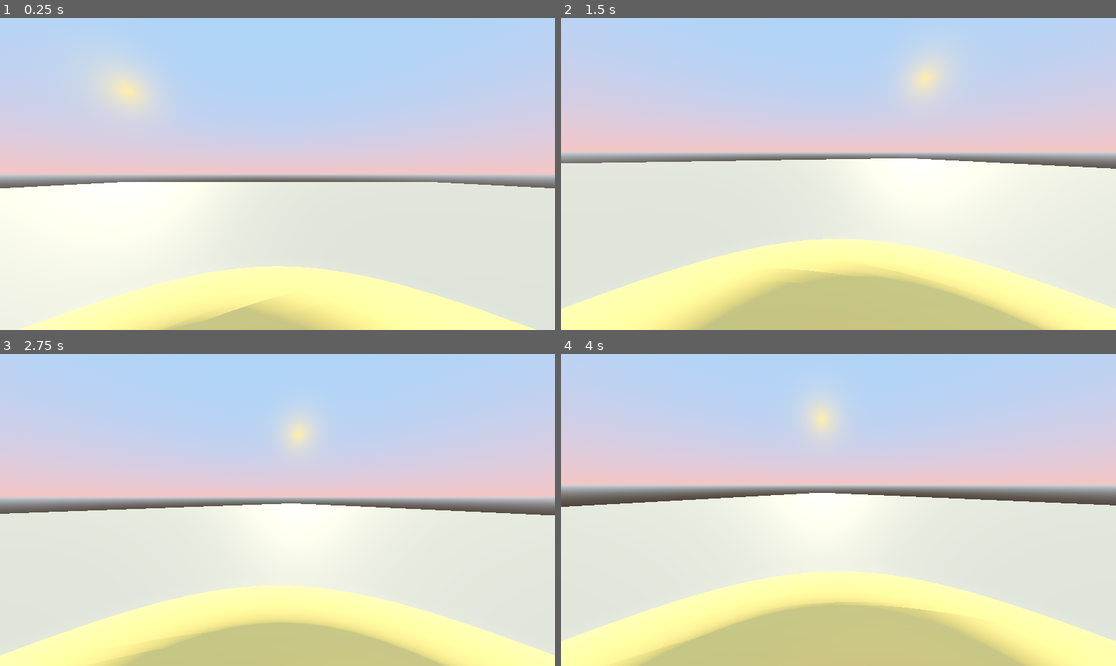
Above: before the commit, frames 1-4 (two rows, left to right).
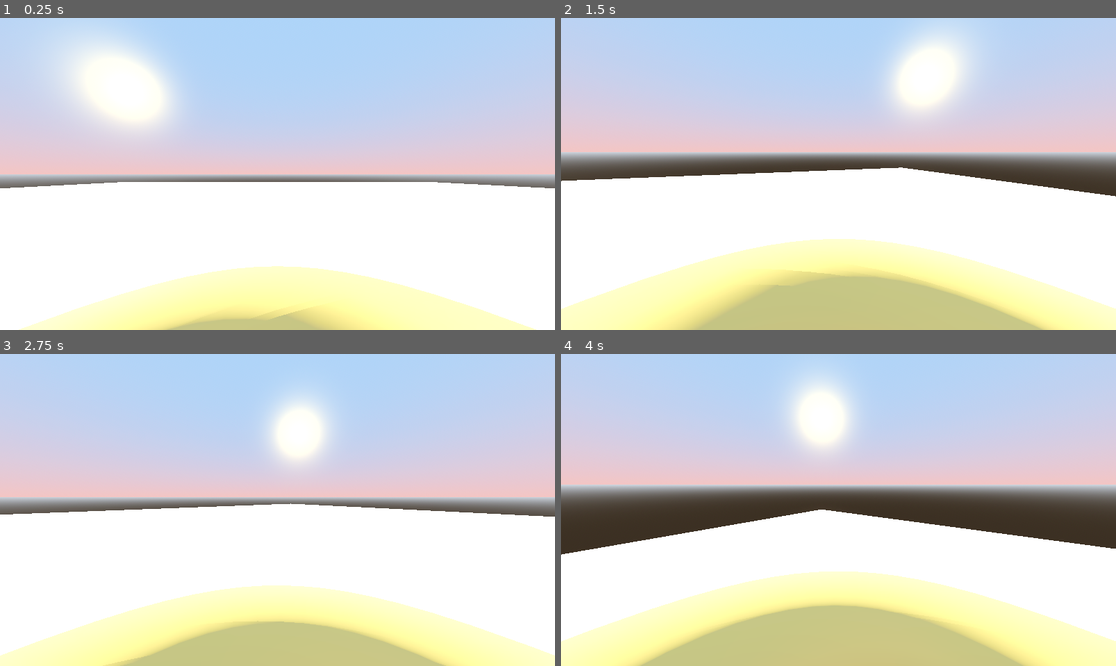
Above: after the commit, the same moments.

Repository: BarackOBusiness/dogotus
Game: Godot game, scene res://Scenes/main.tscn
Same seed, same stepped clock (60 frames per second), same inputs: the game is played once before the commit and once after it.
Inputs (mouse positions are in pixels of both pictures, inside the frame that each line leads up to):
- Up to frame 1 (0.25 s): no input
- Up to frame 2 (1.5 s): tap Enter (ui_accept) at 0.5, 0.77 s; move the mouse to (960, 158) at 0.52 s; hold D (move_right) 0.53-1.28 s; click (960, 158) at 0.67 s; move the mouse to (810, 174) at 1.27 s; hold W (move_forward) from 1.28 s (still down)
- Up to frame 3 (2.75 s): keep holding W (move_forward); tap Enter (ui_accept) at 1.52 s; move the mouse to (288, 503) at 2.02 s
- Up to frame 4 (4 s): keep holding W (move_forward); move the mouse to (832, 516) at 2.77 s; tap Enter (ui_accept) at 3.02, 3.77 s; move the mouse to (877, 513) at 3.52 s

The runs differ from the first frame. In frame 1, 28% of the frame differs, in the area x 0-100%, y 6-100%; in frame 2, 31%; in frame 3, 31%; in frame 4, 32%, in the area x 0-100%, y 7-93%.

Commit message:
Did some casual experimentation

Diff:
--- /dev/null
+++ b/Scenes/HSlider.gd
@@ -0,0 +1,10 @@
+extends HSlider
+
+# Called when the node enters the scene tree for the first time.
+func _ready():
+	pass # Replace with function body.
+
+
+# Called every frame. 'delta' is the elapsed time since the previous frame.
+func _process(delta):
+	pass
--- a/Scenes/main.tscn
+++ b/Scenes/main.tscn
@@ -14,47 +14,52 @@
 [sub_resource type="Environment" id="Environment_ntsod"]
 background_mode = 2
 sky = SubResource("Sky_rckxv")
+ambient_light_source = 3
+reflected_light_source = 2
 tonemap_mode = 2
 ssr_enabled = true
 ssao_enabled = true
 sdfgi_enabled = true
+sdfgi_y_scale = 0
 glow_enabled = true
 volumetric_fog_enabled = true
 volumetric_fog_density = 0.01
+volumetric_fog_temporal_reprojection_amount = 0.65
+
+[sub_resource type="StandardMaterial3D" id="StandardMaterial3D_b1v3g"]
+metallic = 0.75
+roughness = 0.0
+clearcoat_enabled = true
+clearcoat_roughness = 1.0
 
 [sub_resource type="PlaneMesh" id="PlaneMesh_btse2"]
 
 [sub_resource type="BoxShape3D" id="BoxShape3D_demwr"]
-
-[sub_resource type="StandardMaterial3D" id="StandardMaterial3D_5etiq"]
-albedo_color = Color(0, 0.301961, 1, 1)
-
-[sub_resource type="CapsuleMesh" id="CapsuleMesh_sdcps"]
+size = Vector3(2, 1, 2)
 
 [node name="Main" type="Node3D"]
 
 [node name="DirectionalLight3D" type="DirectionalLight3D" parent="."]
 transform = Transform3D(-0.720551, 0.248493, -0.647346, 0, 0.93358, 0.358368, 0.693402, 0.258222, -0.672692, 0, 0, 0)
 light_color = Color(1, 0.87451, 0.52549, 1)
+light_energy = 1.75
+light_angular_distance = 2.4
 shadow_enabled = true
+shadow_bias = 0.005
 directional_shadow_max_distance = 250.0
 
 [node name="WorldEnvironment" type="WorldEnvironment" parent="."]
 environment = SubResource("Environment_ntsod")
 
-[node name="MeshInstance3D" type="MeshInstance3D" parent="."]
+[node name="Floor" type="MeshInstance3D" parent="."]
 transform = Transform3D(30, 0, 0, 0, 1, 0, 0, 0, 30, 0, 0, 0)
+material_override = SubResource("StandardMaterial3D_b1v3g")
 mesh = SubResource("PlaneMesh_btse2")
 
-[node name="StaticBody3D" type="StaticBody3D" parent="MeshInstance3D"]
+[node name="StaticBody3D" type="StaticBody3D" parent="Floor"]
 
-[node name="CollisionShape3D" type="CollisionShape3D" parent="MeshInstance3D/StaticBody3D"]
+[node name="CollisionShape3D" type="CollisionShape3D" parent="Floor/StaticBody3D"]
 transform = Transform3D(1, 0, 0, 0, 1, 0, 0, 0, 1, 0, -0.5, 0)
 shape = SubResource("BoxShape3D_demwr")
 
 [node name="Player" parent="." instance=ExtResource("1_pqg2t")]
-
-[node name="The Real Imposter" type="MeshInstance3D" parent="."]
-transform = Transform3D(1, 0, 0, 0, 1, 0, 0, 0, 1, 25.5899, 1.41816, 0.00142447)
-material_override = SubResource("StandardMaterial3D_5etiq")
-mesh = SubResource("CapsuleMesh_sdcps")
--- a/Scenes/pause.tscn
+++ b/Scenes/pause.tscn
@@ -1,11 +1,13 @@
-[gd_scene load_steps=10 format=3 uid="uid://cb74kw51l7id"]
+[gd_scene load_steps=12 format=3 uid="uid://cb74kw51l7id"]
 
 [ext_resource type="Shader" path="res://Shaders/pause.gdshader" id="1_na7bt"]
 [ext_resource type="Script" path="res://Scripts/pause.gd" id="2_kkcwf"]
+[ext_resource type="Theme" uid="uid://bk11005h42ou8" path="res://Theme/Main.tres" id="3_inct3"]
+[ext_resource type="Script" path="res://Scenes/HSlider.gd" id="4_k4e6l"]
 
 [sub_resource type="ShaderMaterial" id="ShaderMaterial_tgyk8"]
 shader = ExtResource("1_na7bt")
-blur = null
+blur = 1.0
 brightness = 1.0
 
 [sub_resource type="InputEventAction" id="InputEventAction_vpgcp"]
@@ -14,109 +16,6 @@
 
 [sub_resource type="Shortcut" id="Shortcut_wcmv5"]
 events = [SubResource("InputEventAction_vpgcp")]
-
-[sub_resource type="Animation" id="Animation_v32ue"]
-resource_name = "Unpause"
-length = 0.001
-tracks/0/type = "value"
-tracks/0/imported = false
-tracks/0/enabled = true
-tracks/0/path = NodePath(".:material:blur")
-tracks/0/interp = 1
-tracks/0/loop_wrap = true
-tracks/0/keys = {
-"times": PackedFloat32Array(0),
-"transitions": PackedFloat32Array(1),
-"update": 0,
-"values": [null]
-}
-tracks/1/type = "value"
-tracks/1/imported = false
-tracks/1/enabled = true
-tracks/1/path = NodePath(".:material:brightness")
-tracks/1/interp = 1
-tracks/1/loop_wrap = true
-tracks/1/keys = {
-"times": PackedFloat32Array(0),
-"transitions": PackedFloat32Array(1),
-"update": 0,
-"values": [1.0]
-}
-tracks/2/type = "value"
-tracks/2/imported = false
-tracks/2/enabled = true
-tracks/2/path = NodePath("CenterContainer:modulate")
-tracks/2/interp = 1
-tracks/2/loop_wrap = true
-tracks/2/keys = {
-"times": PackedFloat32Array(0),
-"transitions": PackedFloat32Array(1),
-"update": 0,
-"values": [Color(1, 1, 1, 0)]
-}
-tracks/3/type = "value"
-tracks/3/imported = false
-tracks/3/enabled = true
-tracks/3/path = NodePath(".:visible")
-tracks/3/interp = 1
-tracks/3/loop_wrap = true
-tracks/3/keys = {
-"times": PackedFloat32Array(0),
-"transitions": PackedFloat32Array(1),
-"update": 1,
-"values": [false]
-}
-
-[sub_resource type="Animation" id="Animation_wmfdu"]
-length = 0.001
-tracks/0/type = "value"
-tracks/0/imported = false
-tracks/0/enabled = true
-tracks/0/path = NodePath(".:material:blur")
-tracks/0/interp = 1
-tracks/0/loop_wrap = true
-tracks/0/keys = {
-"times": PackedFloat32Array(0),
-"transitions": PackedFloat32Array(1),
-"update": 0,
-"values": [null]
-}
-tracks/1/type = "value"
-tracks/1/imported = false
-tracks/1/enabled = true
-tracks/1/path = NodePath(".:material:brightness")
-tracks/1/interp = 1
-tracks/1/loop_wrap = true
-tracks/1/keys = {
-"times": PackedFloat32Array(0),
-"transitions": PackedFloat32Array(1),
-"update": 0,
-"values": [1.0]
-}
-tracks/2/type = "value"
-tracks/2/imported = false
-tracks/2/enabled = true
-tracks/2/path = NodePath("CenterContainer:modulate")
-tracks/2/interp = 1
-tracks/2/loop_wrap = true
-tracks/2/keys = {
-"times": PackedFloat32Array(0),
-"transitions": PackedFloat32Array(1),
-"update": 0,
-"values": [Color(1, 1, 1, 0)]
-}
-tracks/3/type = "value"
-tracks/3/imported = false
-tracks/3/enabled = true
-tracks/3/path = NodePath(".:visible")
-tracks/3/interp = 1
-tracks/3/loop_wrap = true
-tracks/3/keys = {
-"times": PackedFloat32Array(0),
-"transitions": PackedFloat32Array(1),
-"update": 1,
-"values": [true]
-}
 
 [sub_resource type="Animation" id="Animation_nnuxb"]
 resource_name = "Pause"
@@ -170,6 +69,109 @@
 "values": [true]
 }
 
+[sub_resource type="Animation" id="Animation_wmfdu"]
+length = 0.001
+tracks/0/type = "value"
+tracks/0/imported = false
+tracks/0/enabled = true
+tracks/0/path = NodePath(".:material:blur")
+tracks/0/interp = 1
+tracks/0/loop_wrap = true
+tracks/0/keys = {
+"times": PackedFloat32Array(0),
+"transitions": PackedFloat32Array(1),
+"update": 0,
+"values": [null]
+}
+tracks/1/type = "value"
+tracks/1/imported = false
+tracks/1/enabled = true
+tracks/1/path = NodePath(".:material:brightness")
+tracks/1/interp = 1
+tracks/1/loop_wrap = true
+tracks/1/keys = {
+"times": PackedFloat32Array(0),
+"transitions": PackedFloat32Array(1),
+"update": 0,
+"values": [1.0]
+}
+tracks/2/type = "value"
+tracks/2/imported = false
+tracks/2/enabled = true
+tracks/2/path = NodePath("CenterContainer:modulate")
+tracks/2/interp = 1
+tracks/2/loop_wrap = true
+tracks/2/keys = {
+"times": PackedFloat32Array(0),
+"transitions": PackedFloat32Array(1),
+"update": 0,
+"values": [Color(1, 1, 1, 0)]
+}
+tracks/3/type = "value"
+tracks/3/imported = false
+tracks/3/enabled = true
+tracks/3/path = NodePath(".:visible")
+tracks/3/interp = 1
+tracks/3/loop_wrap = true
+tracks/3/keys = {
+"times": PackedFloat32Array(0),
+"transitions": PackedFloat32Array(1),
+"update": 1,
+"values": [true]
+}
+
+[sub_resource type="Animation" id="Animation_v32ue"]
+resource_name = "Unpause"
+length = 0.001
+tracks/0/type = "value"
+tracks/0/imported = false
+tracks/0/enabled = true
+tracks/0/path = NodePath(".:material:blur")
+tracks/0/interp = 1
+tracks/0/loop_wrap = true
+tracks/0/keys = {
+"times": PackedFloat32Array(0),
+"transitions": PackedFloat32Array(1),
+"update": 0,
+"values": [null]
+}
+tracks/1/type = "value"
+tracks/1/imported = false
+tracks/1/enabled = true
+tracks/1/path = NodePath(".:material:brightness")
+tracks/1/interp = 1
+tracks/1/loop_wrap = true
+tracks/1/keys = {
+"times": PackedFloat32Array(0),
+"transitions": PackedFloat32Array(1),
+"update": 0,
+"values": [1.0]
+}
+tracks/2/type = "value"
+tracks/2/imported = false
+tracks/2/enabled = true
+tracks/2/path = NodePath("CenterContainer:modulate")
+tracks/2/interp = 1
+tracks/2/loop_wrap = true
+tracks/2/keys = {
+"times": PackedFloat32Array(0),
+"transitions": PackedFloat32Array(1),
+"update": 0,
+"values": [Color(1, 1, 1, 0)]
+}
+tracks/3/type = "value"
+tracks/3/imported = false
+tracks/3/enabled = true
+tracks/3/path = NodePath(".:visible")
+tracks/3/interp = 1
+tracks/3/loop_wrap = true
+tracks/3/keys = {
+"times": PackedFloat32Array(0),
+"transitions": PackedFloat32Array(1),
+"update": 1,
+"values": [false]
+}
+
 [sub_resource type="AnimationLibrary" id="AnimationLibrary_rvrr6"]
 _data = {
 "Pause": SubResource("Animation_nnuxb"),
@@ -188,6 +190,7 @@
 modulate = Color(1, 1, 1, 0)
 anchor_right = 1.0
 anchor_bottom = 1.0
+theme = ExtResource("3_inct3")
 
 [node name="PanelContainer" type="PanelContainer" parent="CenterContainer"]
 custom_minimum_size = Vector2(512, 256)
@@ -212,54 +215,69 @@
 
 [node name="Label" type="Label" parent="CenterContainer/PanelContainer/MarginContainer/VBoxContainer"]
 offset_right = 480.0
-offset_bottom = 26.0
+offset_bottom = 33.0
 text = "Dogot"
 horizontal_alignment = 1
 
 [node name="HSeparator" type="HSeparator" parent="CenterContainer/PanelContainer/MarginContainer/VBoxContainer"]
-offset_top = 30.0
-offset_right = 480.0
-offset_bottom = 34.0
-
-[node name="MarginContainer" type="MarginContainer" parent="CenterContainer/PanelContainer/MarginContainer/VBoxContainer"]
-offset_top = 38.0
-offset_right = 480.0
-offset_bottom = 238.0
-size_flags_vertical = 3
-theme_override_constants/margin_right = 256
-
-[node name="VBoxContainer" type="VBoxContainer" parent="CenterContainer/PanelContainer/MarginContainer/VBoxContainer/MarginContainer"]
-offset_right = 224.0
-offset_bottom = 200.0
-
-[node name="ResumeButton" type="Button" parent="CenterContainer/PanelContainer/MarginContainer/VBoxContainer/MarginContainer/VBoxContainer"]
-offset_right = 224.0
-offset_bottom = 31.0
+offset_top = 37.0
+offset_right = 480.0
+offset_bottom = 41.0
+
+[node name="HBoxContainer" type="HBoxContainer" parent="CenterContainer/PanelContainer/MarginContainer/VBoxContainer"]
+offset_top = 45.0
+offset_right = 480.0
+offset_bottom = 167.0
+
+[node name="VBoxContainer" type="VBoxContainer" parent="CenterContainer/PanelContainer/MarginContainer/VBoxContainer/HBoxContainer"]
+offset_right = 99.0
+offset_bottom = 122.0
+
+[node name="ResumeButton" type="Button" parent="CenterContainer/PanelContainer/MarginContainer/VBoxContainer/HBoxContainer/VBoxContainer"]
+offset_right = 99.0
+offset_bottom = 38.0
 shortcut = SubResource("Shortcut_wcmv5")
 text = "Resume"
-expand_icon = true
-
-[node name="SettingsButton" type="Button" parent="CenterContainer/PanelContainer/MarginContainer/VBoxContainer/MarginContainer/VBoxContainer"]
-offset_top = 35.0
-offset_right = 224.0
-offset_bottom = 66.0
-text = "Settings"
-expand_icon = true
-
-[node name="QuitButton" type="Button" parent="CenterContainer/PanelContainer/MarginContainer/VBoxContainer/MarginContainer/VBoxContainer"]
-offset_top = 70.0
-offset_right = 224.0
-offset_bottom = 101.0
+
+[node name="QuitButton" type="Button" parent="CenterContainer/PanelContainer/MarginContainer/VBoxContainer/HBoxContainer/VBoxContainer"]
+offset_top = 42.0
+offset_right = 99.0
+offset_bottom = 80.0
 text = "Quit"
-expand_icon = true
-
-[node name="RetardButton" type="Button" parent="CenterContainer/PanelContainer/MarginContainer/VBoxContainer/MarginContainer/VBoxContainer"]
-offset_top = 105.0
-offset_right = 224.0
-offset_bottom = 136.0
+
+[node name="RetardButton" type="Button" parent="CenterContainer/PanelContainer/MarginContainer/VBoxContainer/HBoxContainer/VBoxContainer"]
+offset_top = 84.0
+offset_right = 99.0
+offset_bottom = 122.0
 disabled = true
 text = "Dear god"
-expand_icon = true
+
+[node name="Settings" type="VBoxContainer" parent="CenterContainer/PanelContainer/MarginContainer/VBoxContainer/HBoxContainer"]
+offset_left = 103.0
+offset_right = 480.0
+offset_bottom = 122.0
+size_flags_horizontal = 3
+
+[node name="HBoxContainer" type="HBoxContainer" parent="CenterContainer/PanelContainer/MarginContainer/VBoxContainer/HBoxContainer/Settings"]
+offset_right = 377.0
+offset_bottom = 33.0
+
+[node name="Label" type="Label" parent="CenterContainer/PanelContainer/MarginContainer/VBoxContainer/HBoxContainer/Settings/HBoxContainer"]
+offset_right = 181.0
+offset_bottom = 33.0
+text = "Mouse Sensitivity:"
+
+[node name="HSlider" type="HSlider" parent="CenterContainer/PanelContainer/MarginContainer/VBoxContainer/HBoxContainer/Settings/HBoxContainer"]
+offset_left = 185.0
+offset_right = 377.0
+offset_bottom = 33.0
+size_flags_horizontal = 3
+size_flags_vertical = 1
+min_value = 0.001
+max_value = 0.01
+step = 0.0
+value = 0.001
+script = ExtResource("4_k4e6l")
 
 [node name="AnimationPlayer" type="AnimationPlayer" parent="."]
 autoplay = "Unpause"
--- a/Scripts/Player.gd
+++ b/Scripts/Player.gd
@@ -1,9 +1,9 @@
 extends CharacterBody3D
 
 
-const SPEED = 5.0
-const JUMP_VELOCITY = 4.5
-const MOUSE_SENSITIVITY = 0.004
+const SPEED := 7.5
+const JUMP_VELOCITY := 7.35
+const MOUSE_SENSITIVITY := 0.004
 
 # Get the gravity from the project settings to be synced with RigidDynamicBody nodes.
 var gravity = ProjectSettings.get_setting("physics/3d/default_gravity")
--- a/Scripts/pause.gd
+++ b/Scripts/pause.gd
@@ -1,9 +1,9 @@
 extends ColorRect
 
-@onready var animator: AnimationPlayer = $AnimationPlayer
-@onready var resume_button: Button = $CenterContainer/PanelContainer/MarginContainer/VBoxContainer/MarginContainer/VBoxContainer/ResumeButton
-@onready var settings_buttin: Button = $CenterContainer/PanelContainer/MarginContainer/VBoxContainer/MarginContainer/VBoxContainer/SettingsButton
-@onready var quit_button: Button = $CenterContainer/PanelContainer/MarginContainer/VBoxContainer/MarginContainer/VBoxContainer/QuitButton
+@onready var animator := $AnimationPlayer
+@onready var resume_button := $CenterContainer/PanelContainer/MarginContainer/VBoxContainer/HBoxContainer/VBoxContainer/ResumeButton
+@onready var settings_buttin := $CenterContainer/PanelContainer/MarginContainer/VBoxContainer/HBoxContainer/VBoxContainer/SettingsButton
+@onready var quit_button := $CenterContainer/PanelContainer/MarginContainer/VBoxContainer/HBoxContainer/VBoxContainer/QuitButton
 
 func _ready() -> void:
 	resume_button.pressed.connect(unpause)
--- /dev/null
+++ b/Theme/Main.tres
@@ -0,0 +1,4 @@
+[gd_resource type="Theme" format=3 uid="uid://bk11005h42ou8"]
+
+[resource]
+default_font_size = 21
--- a/project.godot
+++ b/project.godot
@@ -54,6 +54,7 @@
 [rendering]
 
 driver/threads/thread_model=2
+global_illumination/voxel_gi/quality=1
 global_illumination/sdfgi/frames_to_converge=3
 anti_aliasing/quality/use_taa=true
 anti_aliasing/quality/use_debanding=true
Not shown: 2 places in Scenes/Player.tscn that only renumber resources
Not shown: 1 places in Scenes/main.tscn that only renumber resources
Binary file added: Theme/Fonts/Lato-Medium.ttf
Not shown, added: Theme/Fonts/Lato-Medium.ttf.import
